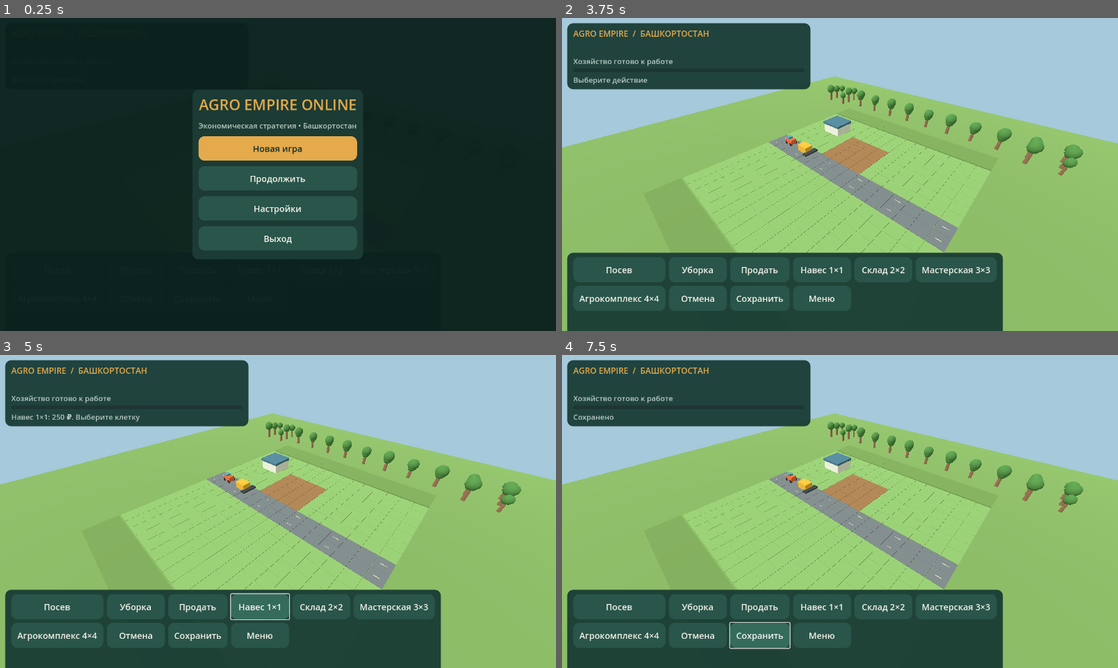
Above: before the commit, frames 1-4 (two rows, left to right).
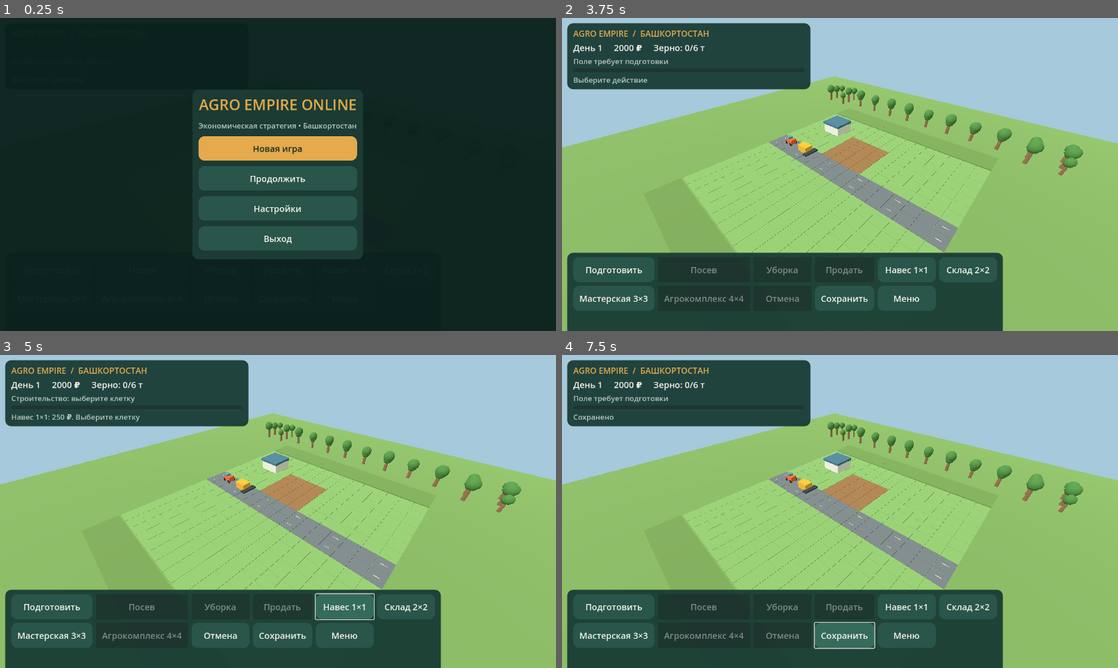
Above: after the commit, the same moments.

Repository: maillunex-lang/fermabash
Game: Godot game, scene res://scenes/Main.tscn
Same seed, same stepped clock (60 frames per second), same inputs: the game is played once before the commit and once after it.
Inputs (mouse positions are in pixels of both pictures, inside the frame that each line leads up to):
- Up to frame 1 (0.25 s): no input
- Up to frame 2 (3.75 s): click "Посев" at 0.5 s; click (612, 268) at 1.25 s, where only the run after the commit has a clickable "Подготовить"; click "Уборка" at 2 s; click "Продать" at 2.75 s; click "Новая игра" at 3.5 s
- Up to frame 3 (5 s): click "Навес 1×1" at 4.25 s
- Up to frame 4 (7.5 s): click "Склад 2×2" at 5 s; click "Мастерская 3×3" at 5.75 s; click "Отмена" at 6.5 s; click "Сохранить" at 7.25 s

The runs differ from the first frame. In frame 2, 5.7% of the frame differs, in the area x 2-77%, y 8-94%; in frame 3, 5.4%; in frame 4, 6.3%.
Error before the commit: Invalid call to function 'update_hud' in base 'CanvasLayer (game_ui.gd)'. Expected 7 arguments. (res://scripts/main.gd:251)

Commit message:
feat(stage2.4): preparation controls and warehouse capacity indicator

Diff:
--- a/scripts/ui/game_ui.gd
+++ b/scripts/ui/game_ui.gd
@@ -88,7 +88,7 @@
  flow.add_theme_constant_override("v_separation",8)
  actions_panel.add_child(flow)
  for entry in [
-  ["Посев","sow"],["Уборка","harvest"],["Продать","sell"],
+  ["Подготовить","prepare"],["Посев","sow"],["Уборка","harvest"],["Продать","sell"],
   ["Навес 1×1","build_shed"],["Склад 2×2","build"],["Мастерская 3×3","build_workshop"],
   ["Агрокомплекс 4×4","build_complex"],["Отмена","cancel_build"],["Сохранить","save"],["Меню","menu"]
  ]:
@@ -140,13 +140,14 @@
  menu_overlay.visible = false
 func set_status(value: String) -> void:
  message.text = value
-func update_hud(day: int, cash: int, grain: int, stage: int, job: String, progress: float, building: bool) -> void:
- stats.text = "День %d     %d ₽     Зерно: %d т" % [day,cash,grain]
- var stage_name: String = ["Поле свободно","Посевы растут","Урожай созрел"][clampi(stage,0,2)]
+func update_hud(day: int, cash: int, grain: int, stage: int, job: String, progress: float, building: bool, prepared: bool = false, capacity: int = 6) -> void:
+ stats.text = "День %d     %d ₽     Зерно: %d/%d т" % [day,cash,grain,capacity]
+ var stage_name: String = ["Поле подготовлено" if prepared else "Поле требует подготовки","Посевы растут","Урожай созрел"][clampi(stage,0,2)]
  task.text = ("Строительство: выберите клетку" if building else ("Работа: "+("посев" if job == "sow" else "уборка") if job != "" else stage_name))
  progress_bar.value = clampf(progress*100.0,0.0,100.0)
- action_buttons["sow"].disabled = job != "" or stage != 0 or cash < 100
- action_buttons["harvest"].disabled = job != "" or stage != 2
+ action_buttons["prepare"].disabled = job != "" or stage != 0 or prepared or cash < 60
+ action_buttons["sow"].disabled = job != "" or stage != 0 or not prepared or cash < 100
+ action_buttons["harvest"].disabled = job != "" or stage != 2 or grain+3 > capacity
  action_buttons["sell"].disabled = grain <= 0
  action_buttons["build"].disabled = cash < 900
  action_buttons["build_shed"].disabled = cash < 250
